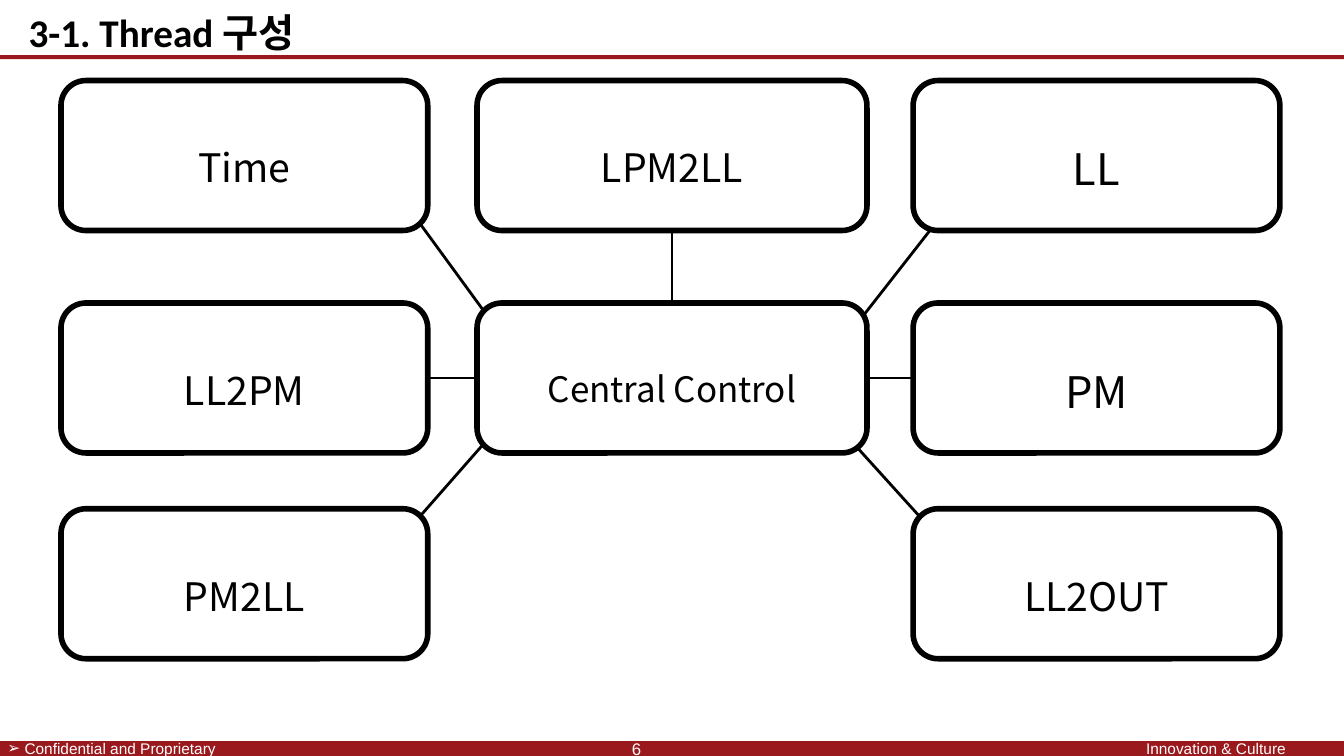
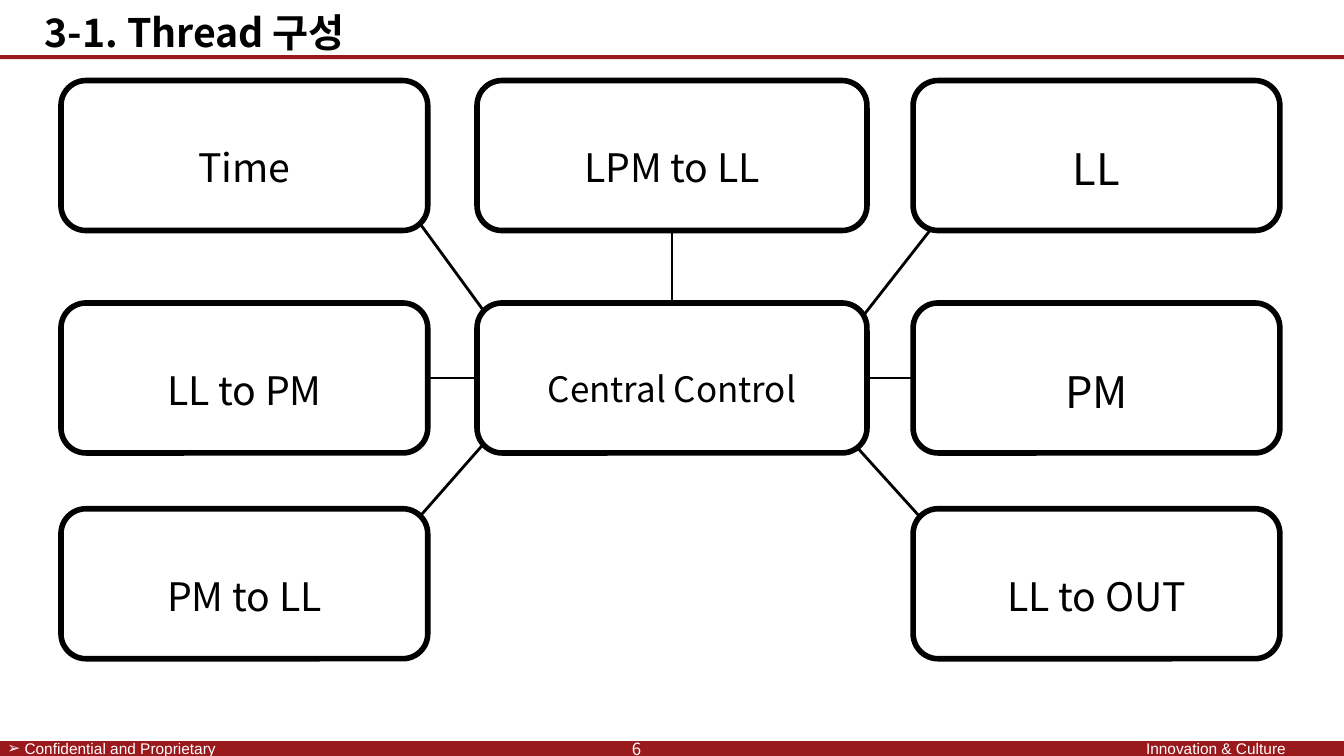
Before and after one commit to SaintSeong/JusungProject, a slide deck: slide 6 of A조 발표/A조 발표.pptx. Drawn at 1344x756 pixels with LibreOffice and Linux fonts; fonts in the diff are those of the drawing; background and template pictures are left out. Boxes give left, top, right and bottom in pixels: in the first picture for what was removed or moved away, otherwise in the second. Text is boxed around its words. In the diff, an @@ line names an element or a change of style, - is before the commit and + after.

```diff
--- a/A조 발표/A조 발표.pptx
+++ b/A조 발표/A조 발표.pptx
@@ text "3-1. Thread 구성" at (45, 14, 345, 58): font Calibri to Noto Sans CJK KR @@
@@ text in rounded rectangle at (584, 153, 760, 183): text changed @@
-LPM2LL
+LPM to LL
@@ text in rounded rectangle at (167, 376, 322, 406): text changed @@
-LL2PM
+LL to PM
@@ text in rounded rectangle at (167, 582, 322, 612): text changed @@
-PM2LL
+PM to LL
@@ text in rounded rectangle at (1007, 581, 1186, 612): text changed @@
-LL2OUT
+LL to OUT
@@ page number at (632, 738, 641, 756): font Arial to Noto Sans CJK KR @@
```
Also in this commit, not shown: 19 other slides changed, 1 slide added.
